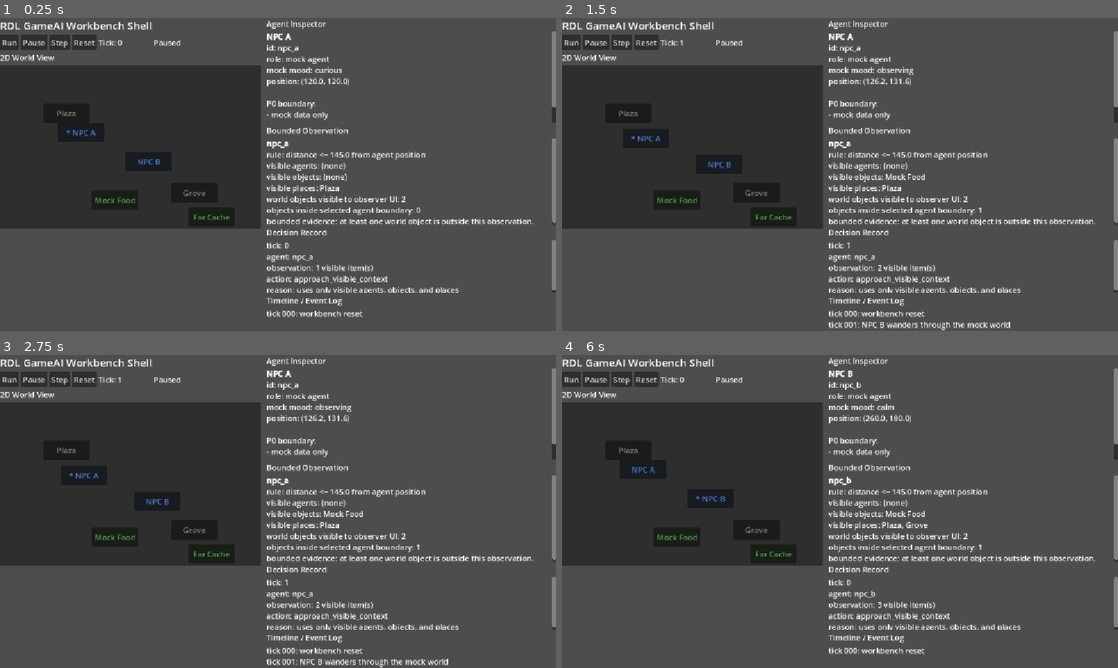
Above: before the commit, frames 1-4 (two rows, left to right).
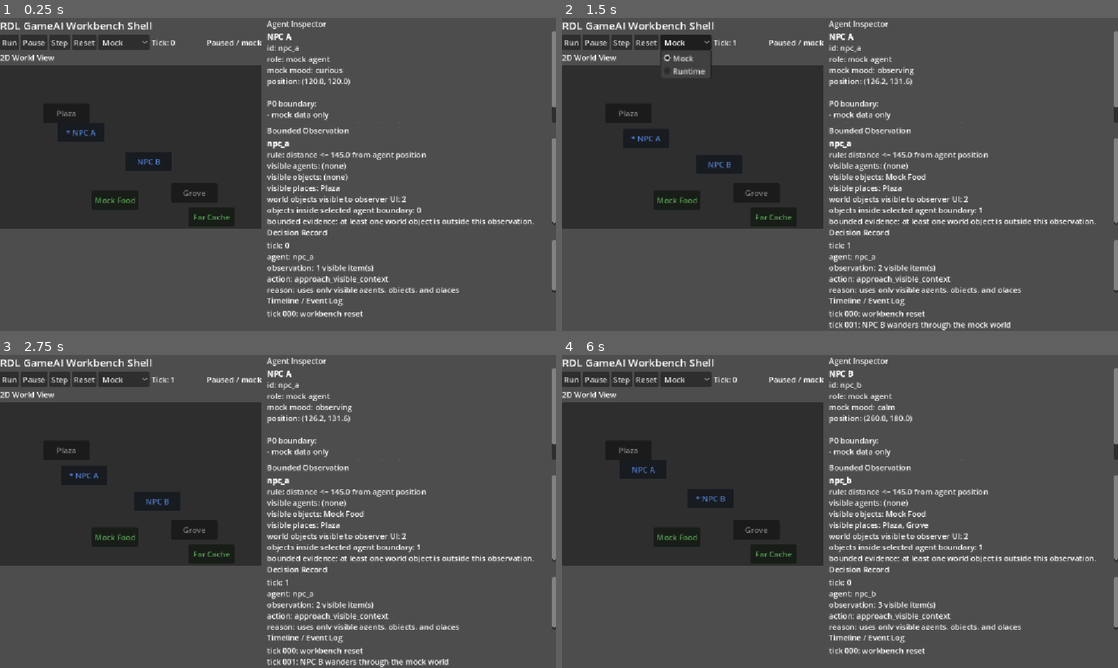
Above: after the commit, the same moments.

Repository: RDL-Labs/RDL_GameAI_Lab
Game: Godot game, scene res://scenes/main.tscn
Two runs of this game, one before a commit and one after it. Both use one fixed random seed, a clock stepped at 60 frames per second and the inputs below.
Inputs (mouse positions are in pixels of both pictures, inside the frame that each line leads up to):
- Up to frame 1 (0.25 s): no input
- Up to frame 2 (1.5 s): click "Step" at 0.5 s; click (684, 43) at 1.25 s, where only the run after the commit has a clickable "Mock"
- Up to frame 3 (2.75 s): click "* NPC A" at 2 s
- Up to frame 4 (6 s): click "NPC B" at 2.75 s; click "NPC A" at 3.5 s; click "Reset" at 4.25 s; click "* NPC A" at 5 s; click "NPC B" at 5.75 s

The runs differ from the first frame. In frame 1, 4.2% of the frame differs, in the area x 17-96%, y 0-96%; in frame 2, 4.7%, in the area x 17-96%, y 0-100%; in frame 3, 4.5%; in frame 4, 4.2%.

Commit message:
Add minimal runtime bridge

Diff:
--- a/godot/rdl-game-ai-workbench/scripts/workbench_main.gd
+++ b/godot/rdl-game-ai-workbench/scripts/workbench_main.gd
@@ -3,24 +3,31 @@
 const MockStateProviderScript = preload("res://scripts/mock_state_provider.gd")
 const WORLD_SIZE = Vector2(460, 340)
 const TICK_SECONDS = 0.6
+const RUNTIME_URL = "http://127.0.0.1:8765/v1/observe"
 
 var state_provider = MockStateProviderScript.new()
 var is_running = false
 var selected_agent_id = "npc_a"
 var entity_buttons = {}
+var provider_mode = "mock"
+var runtime_pending = false
+var runtime_decision = {}
 
 var tick_label
 var status_label
+var mode_select
 var world_panel
 var inspector_text
 var observation_text
 var decision_text
 var timeline_text
 var tick_timer
+var runtime_request
 
 func _ready():
 	_build_ui()
 	_build_timer()
+	_build_runtime_request()
 	state_provider.reset()
 	_refresh_all()
 
@@ -65,6 +72,12 @@
 	reset_button.pressed.connect(_on_reset_pressed)
 	toolbar.add_child(reset_button)
 
+	mode_select = OptionButton.new()
+	mode_select.add_item("Mock")
+	mode_select.add_item("Runtime")
+	mode_select.item_selected.connect(_on_mode_selected)
+	toolbar.add_child(mode_select)
+
 	tick_label = Label.new()
 	tick_label.text = "Tick: 0"
 	tick_label.custom_minimum_size = Vector2(110, 0)
@@ -141,6 +154,12 @@
 	tick_timer.timeout.connect(_on_tick_timer_timeout)
 	add_child(tick_timer)
 
+func _build_runtime_request():
+	runtime_request = HTTPRequest.new()
+	runtime_request.name = "RuntimeRequest"
+	runtime_request.request_completed.connect(_on_runtime_request_completed)
+	add_child(runtime_request)
+
 func _on_run_pressed():
 	is_running = true
 	tick_timer.start()
@@ -156,11 +175,14 @@
 	tick_timer.stop()
 	state_provider.step()
 	_refresh_all()
+	_request_runtime_action_if_needed()
 
 func _on_reset_pressed():
 	is_running = false
 	tick_timer.stop()
 	selected_agent_id = "npc_a"
+	runtime_pending = false
+	runtime_decision = {}
 	state_provider.reset()
 	_refresh_all()
 
@@ -169,10 +191,70 @@
 		return
 	state_provider.step()
 	_refresh_all()
+	_request_runtime_action_if_needed()
 
 func _on_agent_pressed(agent_id):
 	selected_agent_id = agent_id
 	_refresh_all()
+	_request_runtime_action_if_needed()
+
+func _on_mode_selected(index):
+	if index == 1:
+		provider_mode = "runtime"
+	else:
+		provider_mode = "mock"
+	runtime_pending = false
+	runtime_decision = {}
+	_refresh_all()
+	_request_runtime_action_if_needed()
+
+func _request_runtime_action_if_needed():
+	if provider_mode != "runtime":
+		return
+	if runtime_pending:
+		return
+
+	var packet = _build_runtime_packet(selected_agent_id)
+	if packet.is_empty():
+		return
+
+	runtime_pending = true
+	runtime_decision = {}
+	_refresh_decision()
+
+	var headers = ["Content-Type: application/json"]
+	var body = JSON.stringify(packet)
+	var error = runtime_request.request(RUNTIME_URL, headers, HTTPClient.METHOD_POST, body)
+	if error != OK:
+		runtime_pending = false
+		runtime_decision = {
+			"error": "request_start_failed",
+			"detail": "Godot HTTPRequest error %d" % error
+		}
+		_refresh_decision()
+
+func _on_runtime_request_completed(result, response_code, headers, body):
+	runtime_pending = false
+	var response_text = body.get_string_from_utf8()
+	if result != HTTPRequest.RESULT_SUCCESS or response_code != 200:
+		runtime_decision = {
+			"error": "runtime_request_failed",
+			"detail": "result=%d status=%d body=%s" % [result, response_code, response_text]
+		}
+		_refresh_decision()
+		return
+
+	var parsed = JSON.parse_string(response_text)
+	if typeof(parsed) != TYPE_DICTIONARY:
+		runtime_decision = {
+			"error": "invalid_runtime_json",
+			"detail": response_text
+		}
+		_refresh_decision()
+		return
+
+	runtime_decision = parsed
+	_refresh_decision()
 
 func _refresh_all():
 	var state = state_provider.get_state()
@@ -186,9 +268,9 @@
 
 func _refresh_status():
 	if is_running:
-		status_label.text = "Running"
+		status_label.text = "Running / %s" % provider_mode
 	else:
-		status_label.text = "Paused"
+		status_label.text = "Paused / %s" % provider_mode
 
 func _refresh_world(state):
 	for child in world_panel.get_children():
@@ -233,7 +315,7 @@
 	inspector_text.append_text("position: (%.1f, %.1f)\n\n" % [position.x, position.y])
 	inspector_text.append_text("P0 boundary:\n")
 	inspector_text.append_text("- mock data only\n")
-	inspector_text.append_text("- no Python connection\n")
+	inspector_text.append_text("- optional localhost runtime bridge in Runtime mode\n")
 	inspector_text.append_text("- no RDL semantic logic yet\n")
 
 func _refresh_observation(state):
@@ -256,6 +338,10 @@
 		observation_text.append_text("bounded evidence: at least one world object is outside this observation.\n")
 
 func _refresh_decision():
+	if provider_mode == "runtime":
+		_refresh_runtime_decision()
+		return
+
 	var decision = state_provider.get_latest_decision(selected_agent_id)
 	if decision.is_empty():
 		decision_text.text = "No decision record available."
@@ -272,6 +358,30 @@
 	timeline_text.text = ""
 	for event in state["events"]:
 		timeline_text.append_text(event + "\n")
+
+func _refresh_runtime_decision():
+	decision_text.text = ""
+	decision_text.append_text("mode: runtime bridge\n")
+	decision_text.append_text("endpoint: %s\n" % RUNTIME_URL)
+	if runtime_pending:
+		decision_text.append_text("status: waiting for runtime response\n")
+		return
+	if runtime_decision.is_empty():
+		decision_text.append_text("status: no runtime response yet\n")
+		return
+	if runtime_decision.has("error"):
+		decision_text.append_text("error: %s\n" % runtime_decision.get("error", "unknown"))
+		decision_text.append_text("detail: %s\n" % runtime_decision.get("detail", ""))
+		return
+
+	var action = runtime_decision.get("action", {})
+	var inspection = runtime_decision.get("inspection", {})
+	decision_text.append_text("agent: %s\n" % runtime_decision.get("agent_id", selected_agent_id))
+	decision_text.append_text("action: %s\n" % action.get("type", "?"))
+	if action.has("target_id"):
+		decision_text.append_text("target: %s\n" % action["target_id"])
+	decision_text.append_text("observation: %s\n" % inspection.get("observation_id", "?"))
+	decision_text.append_text("reason: %s\n" % inspection.get("reason", "?"))
 
 func _labels_for(items):
 	if items.is_empty():
@@ -282,3 +392,36 @@
 			text += ", "
 		text += item.get("label", item.get("id", "?"))
 	return text
+
+func _build_runtime_packet(agent_id):
+	var observation = state_provider.get_observation(agent_id)
+	if observation.is_empty():
+		return {}
+	var agent = state_provider.get_agent(agent_id)
+	var origin = agent.get("position", Vector2.ZERO)
+
+	return {
+		"tick": observation["tick"],
+		"agent_id": agent_id,
+		"observation": {
+			"visible_agents": _runtime_entities(observation["visible_agents"], origin),
+			"visible_objects": _runtime_entities(observation["visible_objects"], origin),
+			"visible_places": _runtime_entities(observation["visible_places"], origin)
+		}
+	}
+
+func _runtime_entities(items, origin):
+	var result = []
+	for item in items:
+		var position = item.get("position", Vector2.ZERO)
+		var relative_position = position - origin
+		var entity = {
+			"id": item.get("id", ""),
+			"label": item.get("label", ""),
+			"role": item.get("role", ""),
+			"relative_position": [relative_position.x, relative_position.y]
+		}
+		if item.get("role", "") == "mock object" and item.get("id", "").begins_with("food"):
+			entity["kind"] = "food"
+		result.append(entity)
+	return result
Not shown, changed: README.md
Not shown, changed: godot/rdl-game-ai-workbench/README.md
Not shown, added: runtime/README.md
Not shown, added: runtime/__init__.py
Not shown, added: runtime/bridge.py
Not shown, added: runtime/core.py
Not shown, added: tests/test_runtime_core.py
